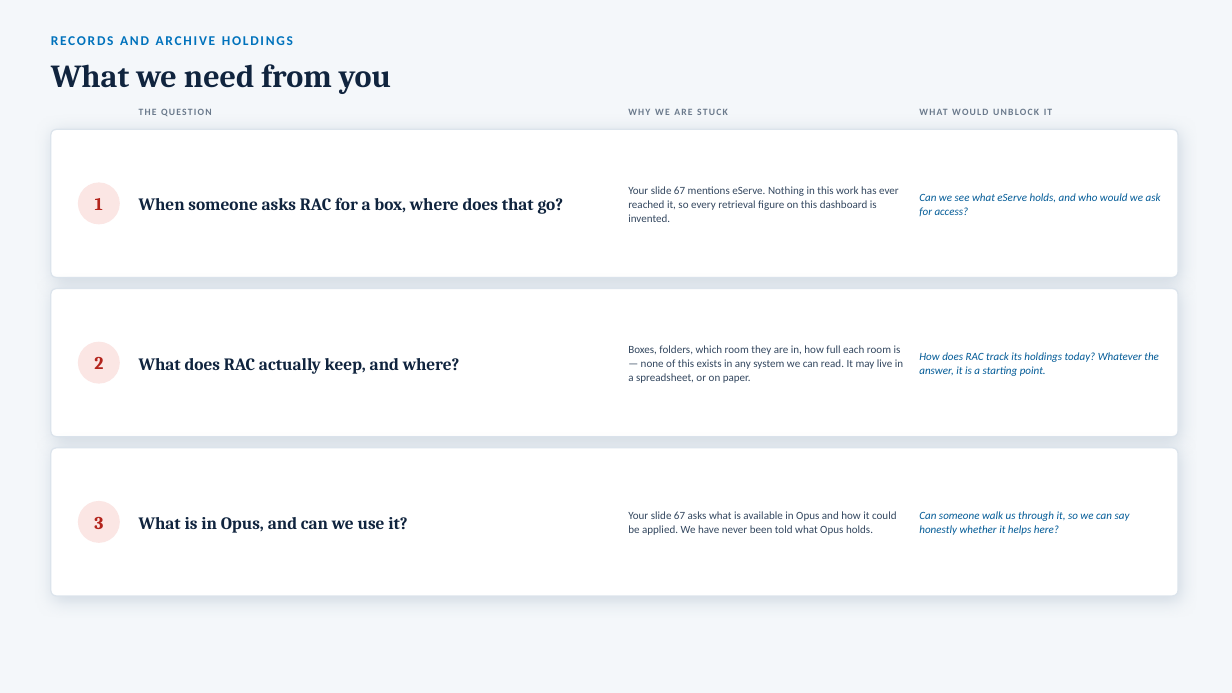
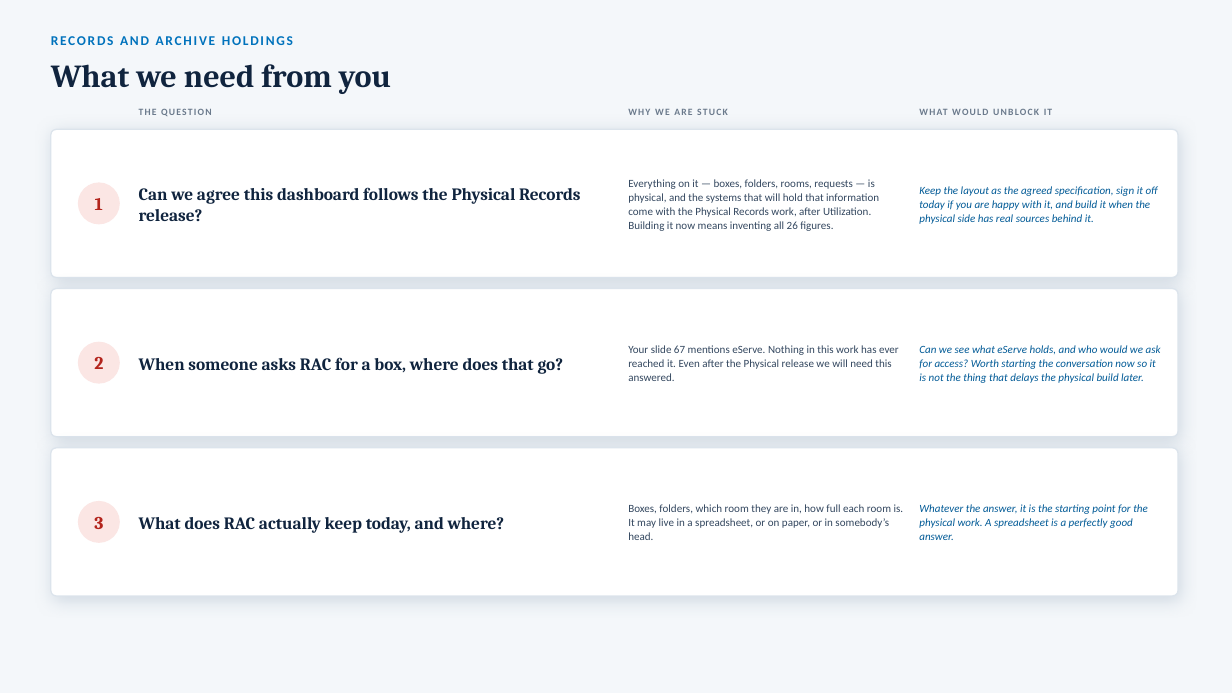
Before and after one commit to perezfiles01-droid/Jim, a slide deck: slide 55 of EDRMS_Client_Workshop_2026-08-22.pptx (slide 52 before the commit). Drawn at 1232x693 pixels with LibreOffice and Linux fonts; fonts in the diff are those of the drawing. Boxes give left, top, right and bottom in pixels: in the first picture for what was removed or moved away, otherwise in the second. Text is boxed around its words. In the diff, an @@ line names an element or a change of style, - is before the commit and + after.

```diff
--- a/EDRMS_Client_Workshop_2026-08-22.pptx
+++ b/EDRMS_Client_Workshop_2026-08-22.pptx
@@ text at [628,179,879,231]: text changed @@
-Your slide 67 mentions eServe. Nothing in this work has ever reached it, so every retrieval figure on this dashboard is invented.
+Everything on it — boxes, folders, rooms, requests — is physical, and the systems that will hold that information come with the Physical Records work, after Utilization. Building it now means inventing all 26 figures.
@@ text at [139,187,580,221]: text changed @@
-When someone asks RAC for a box, where does that go?
+Can we agree this dashboard follows the Physical Records release?
@@ text at [919,186,1158,224]: text changed @@
-Can we see what eServe holds, and who would we ask for access?
+Keep the layout as the agreed specification, sign it off today if you are happy with it, and build it when the physical side has real sources behind it.
@@ text at [139,357,564,374]: text changed @@
-What does RAC actually keep, and where?
+When someone asks RAC for a box, where does that go?
@@ text at [628,345,899,381]: text changed @@
-Boxes, folders, which room they are in, how full each room is — none of this exists in any system we can read. It may live in a spreadsheet, or on paper.
+Your slide 67 mentions eServe. Nothing in this work has ever reached it. Even after the Physical release we will need this answered.
@@ text at [919,345,1161,383]: text changed @@
-How does RAC track its holdings today? Whatever the answer, it is a starting point.
+Can we see what eServe holds, and who would we ask for access? Worth starting the conversation now so it is not the thing that delays the physical build later.
@@ text at [628,504,904,540]: text changed @@
-Your slide 67 asks what is available in Opus and how it could be applied. We have never been told what Opus holds.
+Boxes, folders, which room they are in, how full each room is. It may live in a spreadsheet, or on paper, or in somebody’s head.
@@ text at [919,504,1148,540]: text changed @@
-Can someone walk us through it, so we can say honestly whether it helps here?
+Whatever the answer, it is the starting point for the physical work. A spreadsheet is a perfectly good answer.
@@ text at [139,517,505,533]: text changed @@
-What is in Opus, and can we use it?
+What does RAC actually keep today, and where?
```
Also in this commit, not shown: 16 other slides changed, 4 slides added, 2 other files.
